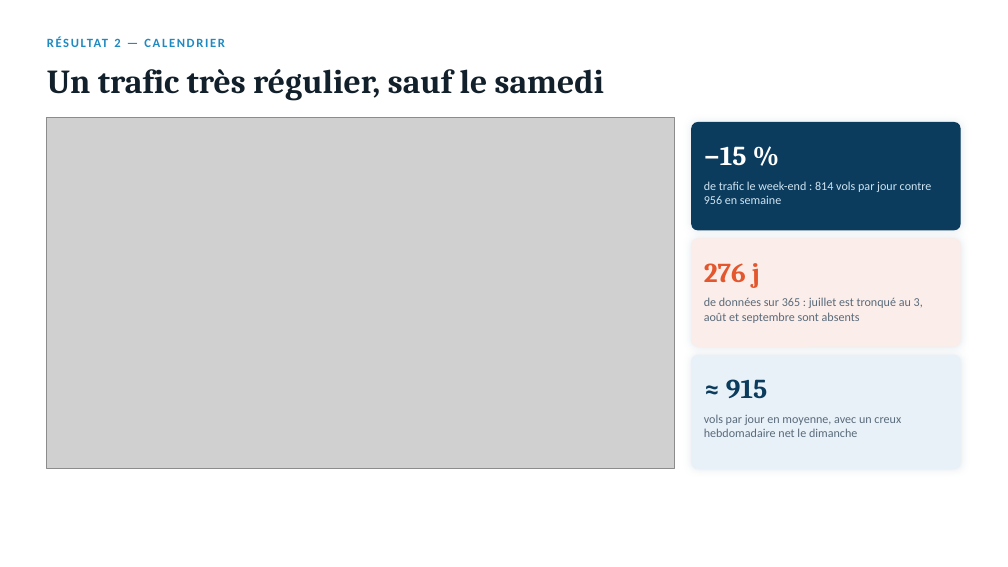
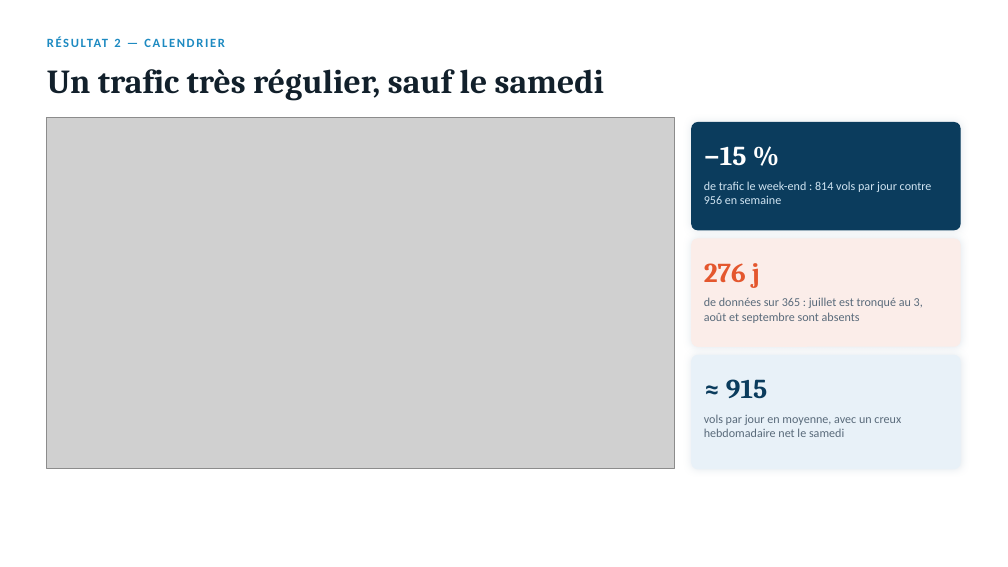
Before and after one commit to Salmabentisse/trafic-aerien-adp, a slide deck: slide 6 of presentation/Trafic_Aerien_ADP_presentation.pptx. Drawn at 1008x567 pixels with LibreOffice and Linux fonts; fonts in the diff are those of the drawing; grey boxes stand for pictures. Boxes give left, top, right and bottom in pixels: in the first picture for what was removed or moved away, otherwise in the second. Text is boxed around its words. In the diff, an @@ line names an element or a change of style, - is before the commit and + after.

Commit message:
fix(presentation): le creux hebdomadaire est le samedi, pas le dimanche
Deux mentions datant d'avant la découverte du calendrier : la figure du trafic
journalier et la carte de la slide Calendrier annonçaient un creux le dimanche.
Sous le calendrier réel des données, c'est le samedi (814 vols/jour contre 956
en semaine).

figures.R source désormais aussi utils_ui.R, qui porte les constantes de
calendrier depuis leur déplacement hors de mod_forecast.R — sans quoi la figure
de prévision ne se générait plus.

```diff
--- a/presentation/Trafic_Aerien_ADP_presentation.pptx
+++ b/presentation/Trafic_Aerien_ADP_presentation.pptx
@@ text at (704,415,901,437): text changed @@
-vols par jour en moyenne, avec un creux hebdomadaire net le dimanche
+vols par jour en moyenne, avec un creux hebdomadaire net le samedi
```
Also in this commit, not shown: 2 other files.
